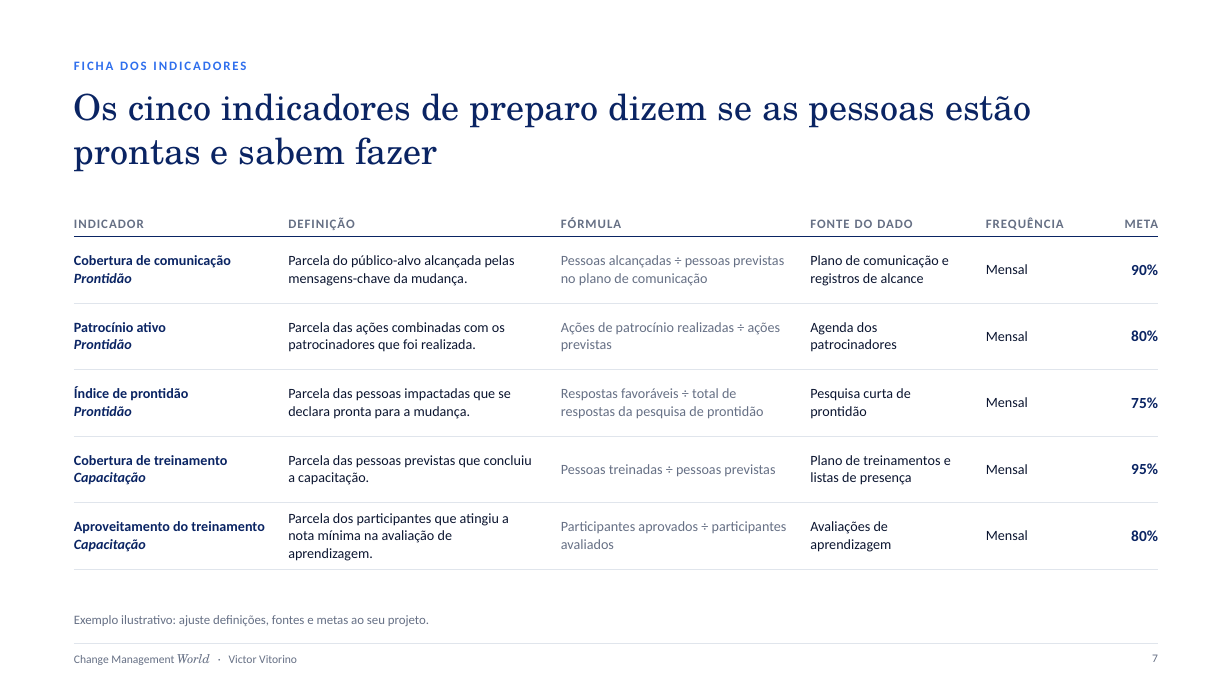
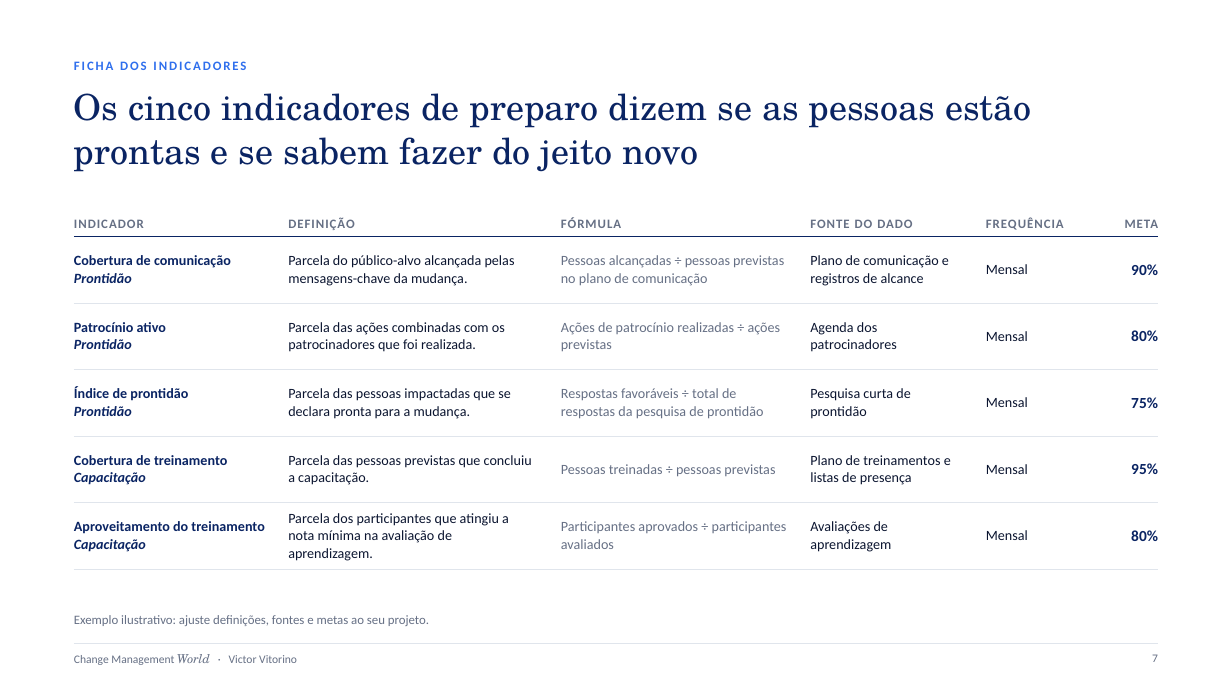
Before and after one commit to VictorVitorino/finaldoanovideo, a slide deck: slide 7 of blog/assets/modelos/painel-de-indicadores-da-mudanca.pptx. Drawn at 1232x693 pixels with LibreOffice and Linux fonts; fonts in the diff are those of the drawing. Boxes give left, top, right and bottom in pixels: in the first picture for what was removed or moved away, otherwise in the second. Text is boxed around its words. In the diff, an @@ line names an element or a change of style, - is before the commit and + after.

```diff
--- a/blog/assets/modelos/painel-de-indicadores-da-mudanca.pptx
+++ b/blog/assets/modelos/painel-de-indicadores-da-mudanca.pptx
@@ title at (x1=74, y1=93, x2=1031, y2=172): text changed @@
-Os cinco indicadores de preparo dizem se as pessoas estão prontas e sabem fazer
+Os cinco indicadores de preparo dizem se as pessoas estão prontas e se sabem fazer do jeito novo
```
Also in this commit, not shown: 5 other slides changed, 9 other files.
